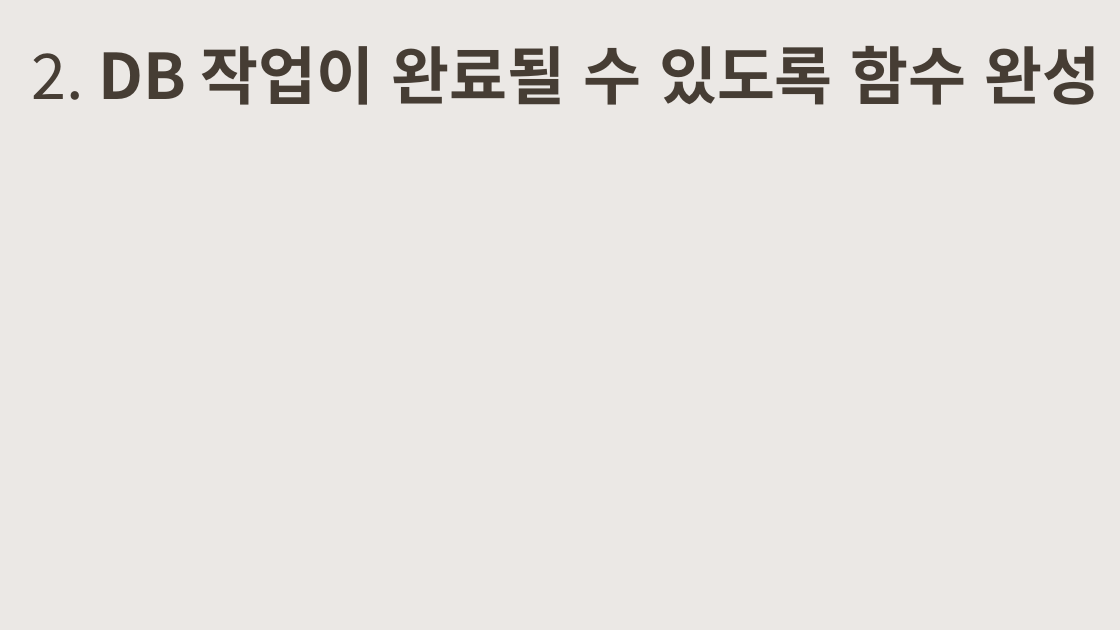
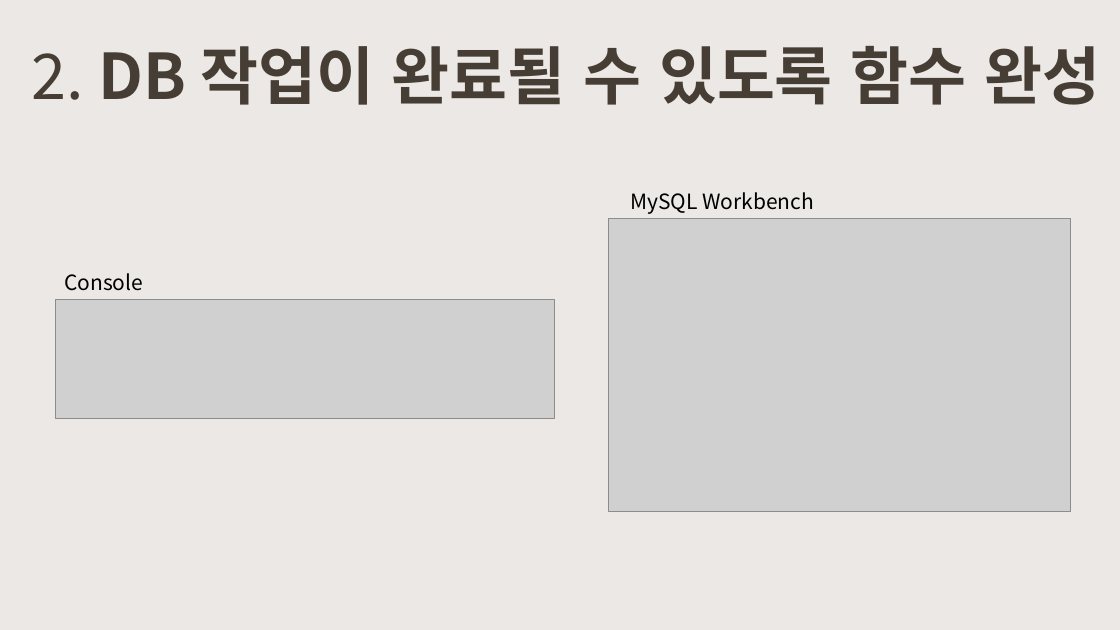
Before and after one commit to rombird/LEELEELIM, a slide deck: slide 6 of 프로그램언어응용.pptx. Drawn at 1120x630 pixels with LibreOffice and Linux fonts; fonts in the diff are those of the drawing; grey boxes stand for pictures. Boxes give left, top, right and bottom in pixels: in the first picture for what was removed or moved away, otherwise in the second. Text is boxed around its words. In the diff, an @@ line names an element or a change of style, - is before the commit and + after.

```diff
--- a/프로그램언어응용.pptx
+++ b/프로그램언어응용.pptx
@@ text added at <box>630,192,814,214</box>, 18 pt, text #000000 @@
+MySQL Workbench
@@ picture added at <box>609,218,1071,512</box> @@
@@ text added at <box>64,273,143,291</box>, 18 pt, text #000000 @@
+Console
@@ picture added at <box>56,300,555,419</box> @@
```
Also in this commit, not shown: 1 other slide changed.
